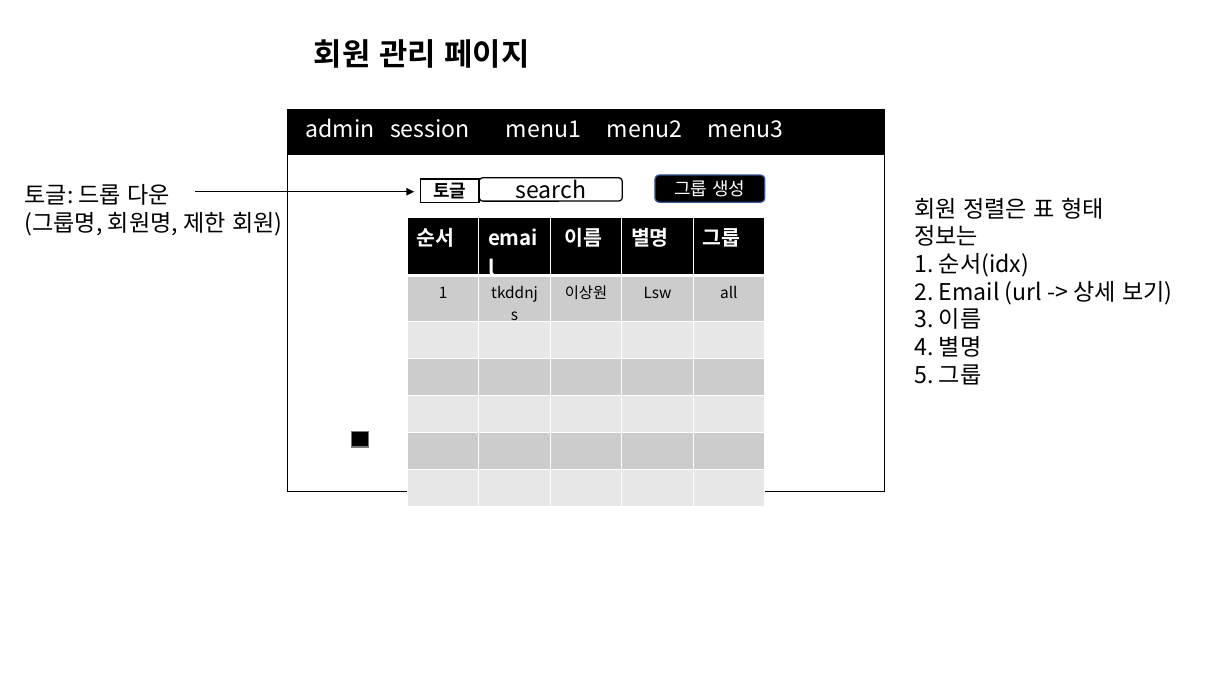
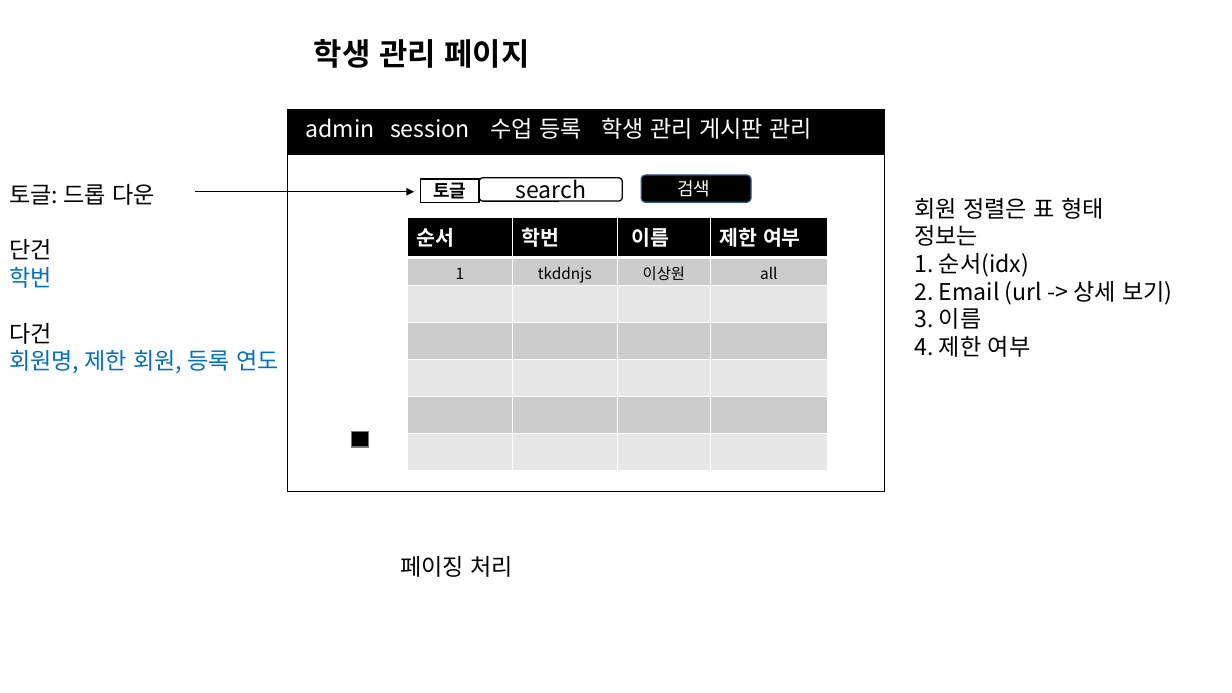
Before and after one commit to 97tkddnjs/myproj, a slide deck: slide 3 of 화면 구성.pptx (slide 4 before the commit). Drawn at 1232x693 pixels with LibreOffice and Linux fonts; fonts in the diff are those of the drawing. Boxes give left, top, right and bottom in pixels: in the first picture for what was removed or moved away, otherwise in the second. Text is boxed around its words. In the diff, an @@ line names an element or a change of style, - is before the commit and + after.

```diff
--- a/화면 구성.pptx
+++ b/화면 구성.pptx
@@ text at <box>314,39,529,68</box>: text changed @@
-회원 관리 페이지
+학생 관리 페이지
@@ text at <box>305,117,813,139</box>: text changed @@
-admin session menu1 menu2 menu3
+admin session 수업 등록 학생 관리 게시판 관리
@@ text "토글: 드롭 다운": place and size @@
-text "토글: 드롭 다운" at <box>25,184,282,236</box>
+text "토글: 드롭 다운" at <box>9,184,279,373</box>
@@ rounded rectangle "검색": place and size @@
-rounded rectangle "검색" at <box>655,175,765,201</box>
+rounded rectangle "검색" at <box>641,175,751,201</box>
@@ text in rounded rectangle at <box>677,180,710,197</box>: text changed @@
-그룹 생성
+검색
@@ text at <box>9,239,279,373</box>: text changed; text colour #000000 to #0070C0 @@
-(그룹명, 회원명, 제한 회원)
+단건
+학번
+다건
+회원명, 제한 회원, 등록 연도
@@ table at <box>408,217,828,470</box> @@
-column 2, row 1: email
+column 2, row 1: 학번
-column 4: 별명 | Lsw |  |  |  |  | 
-column 5: 그룹 | all |  |  |  |  | 
+column 4: 제한 여부 | all |  |  |  |  | 
@@ table: place and size @@
-table at <box>408,217,763,467</box>
+table at <box>408,217,828,470</box>
@@ text at <box>914,336,1031,357</box>: text changed @@
-4. 별명
-5. 그룹
+4. 제한 여부
@@ text added at <box>400,556,514,577</box>, 18 pt, text #000000 @@
+페이징 처리
```
Also in this commit, not shown: 3 other slides changed, 1 slide added, 1 slide removed, 20 other files.
